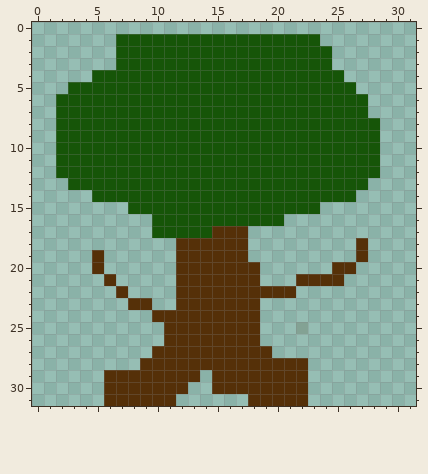
Pixel-art sprite: assets/tree.png. Above: the version before the commit.
The file is 32x32 pixels. Pixels under 10% opacity are left out.
After the commit:
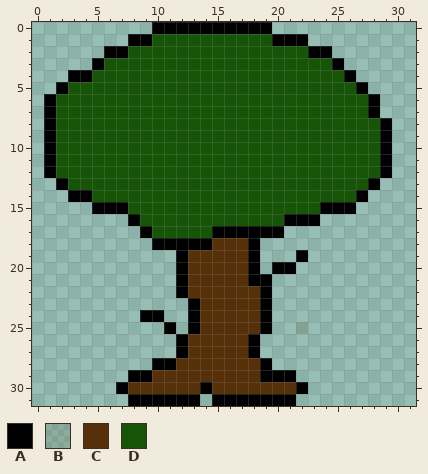
Palette (. is transparent): A #000000  B #55300820  C #553008  D #165508
Change:
Changed rows in their new state; - is an unchanged pixel.
first column x 1:
 0 ---------AAAAAAAAAA----------
 1 ------.AA----------AAA.------
 2 -----AA---------------AA-----
 3 ----AD------------------A----
 4 --AA---------------------A---
 5 -A------------------------A--
 6 A--------------------------A-
 7 A--------------------------A-
 8 A---------------------------A
 9 A---------------------------A
10 A---------------------------A
11 A---------------------------A
12 A---------------------------A
13 -A-------------------------A-
14 --AA----------------------A--
15 ----AAA----------------AAA---
16 -------AD-----------AAA------
17 --------A-----AAAAAA---------
18 ---------AAAAA---A--------.--
19 ----.------A-----A---A----.--
20 ----.------A-----A-AA---..---
21 -----.-----A-----AA--....----
22 ------.----A------A..--------
23 -------..--.A-----A----------
24 --------AA..A-----A----------
25 ----------A.A-----A----------
26 ----------.A-----A-----------
27 ---------..A-----A.----------
28 --------.AA-------A...-------
29 -----..AA----C----AAA.-------
30 -----.A-----CA-------A-------
31 -----..AAAAAA-AAAAAAA.-------
Where, in picture pixels (left, top, right, bottom), the same in both pictures:
changed: (44, 22, 392, 406)
